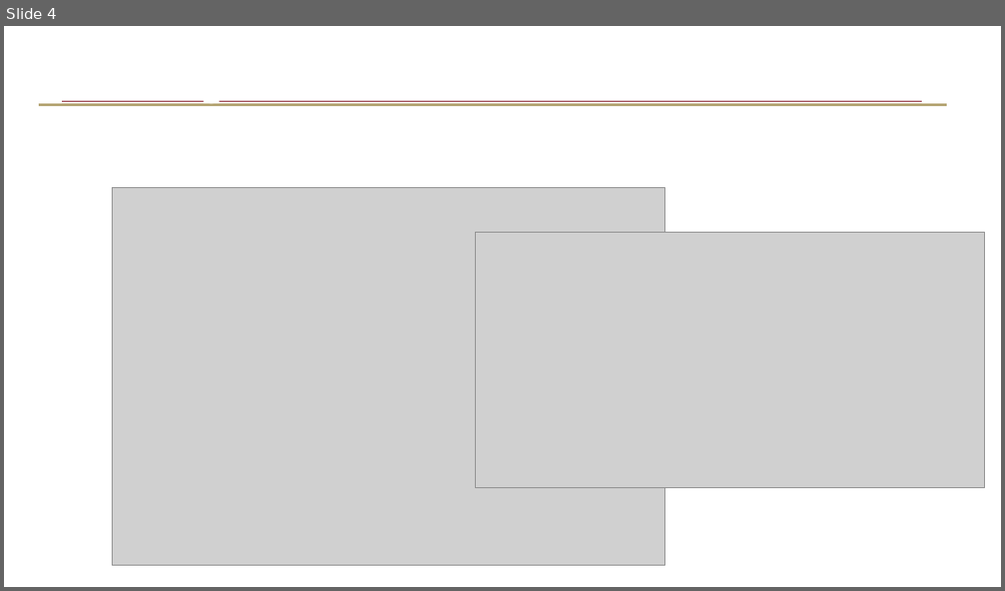
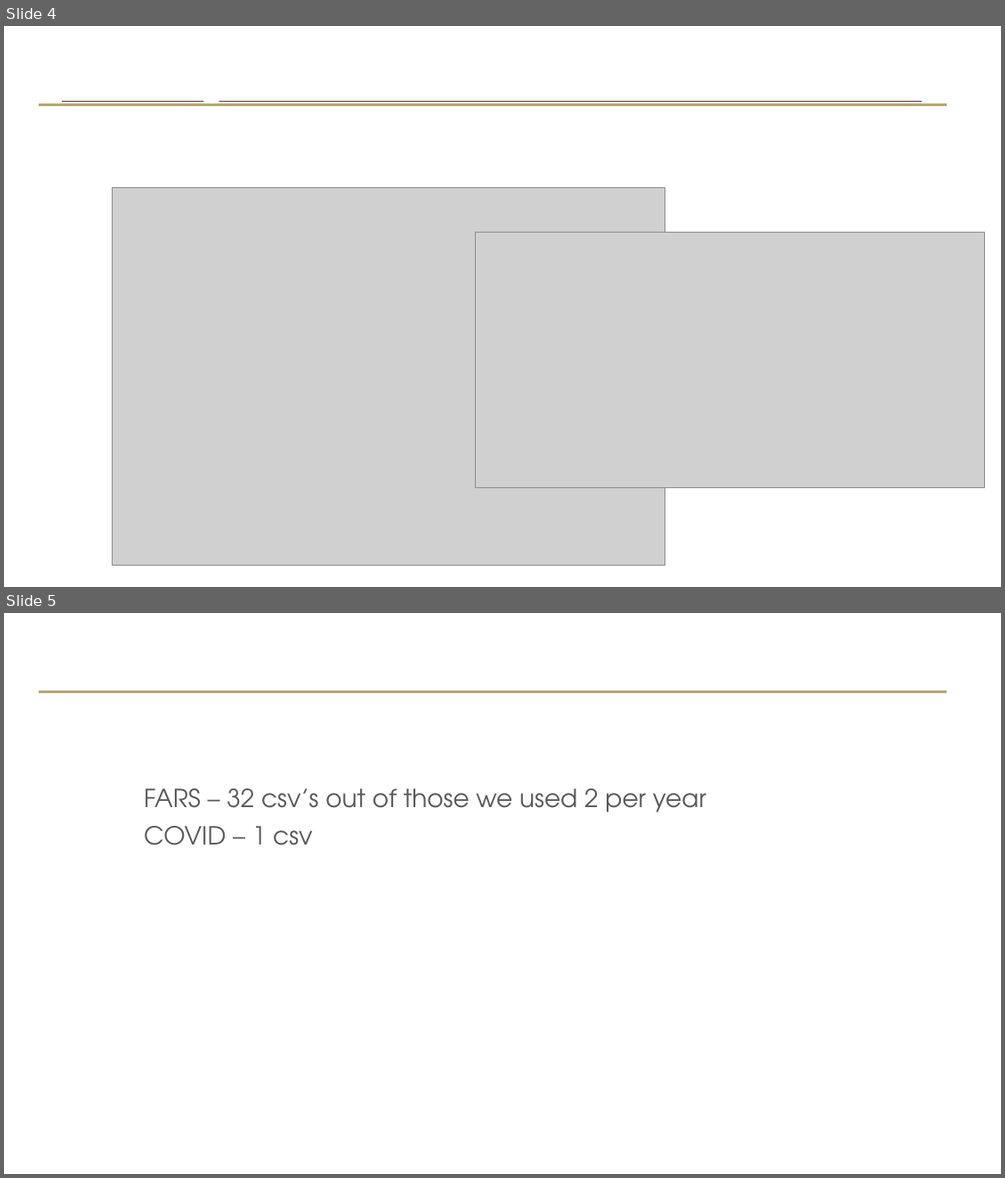
Before and after one commit to hypothetical-lemon/COMP4441, a slide deck: COMP4441_final_project.pptx. Shown one above the other, each under a label of ours: slide 4 before the commit, slides 4 and 5 after it. The pictures are 1005x591 and 1005x1178 pixels, drawn with LibreOffice and Linux fonts; fonts in the diff are those of the drawing; grey boxes stand for pictures; background and template pictures are left out. Boxes give left, top, right and bottom in pixels: in the first picture for what was removed or moved away, otherwise in the second. Text is boxed around its words. In the diff, an @@ line names an element or a change of style, - is before the commit and + after.

```diff
--- a/COMP4441_final_project.pptx
+++ b/COMP4441_final_project.pptx
@@ slide 5 added at <box>4,613,1001,1174</box>, background #FFFFFF; not listed: 1 template element that a slide beside it also shows @@
@@ title added at <box>70,690,221,693</box>, 39.6 pt, text #FFFFFF, bold @@
+Dataset
@@ text added at <box>144,788,706,845</box>, 24 pt, text #58595B @@
+FARS – 32 csv’s out of those we used 2 per year
+COVID – 1 csv
```
Also in this commit, not shown: 2 slides changed, 1 other file.
